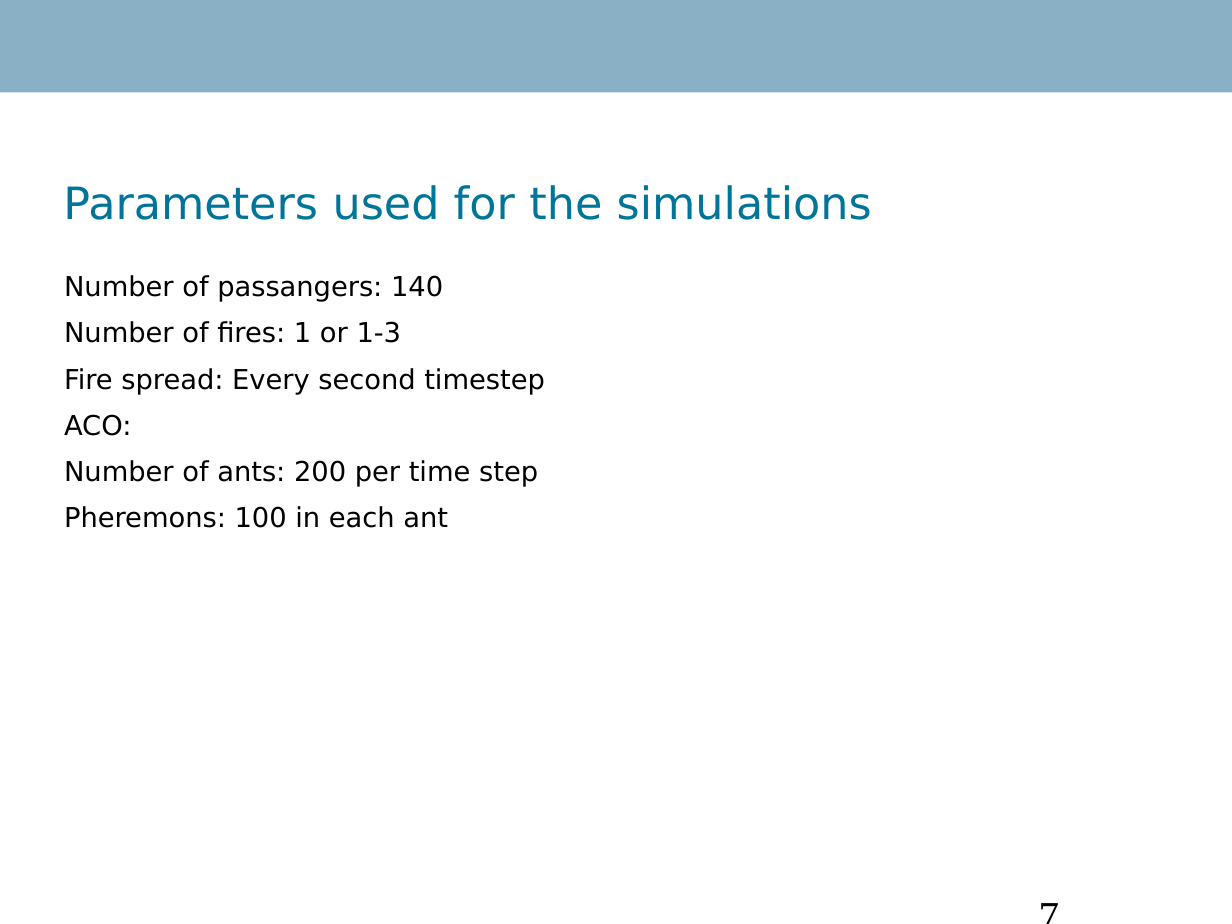
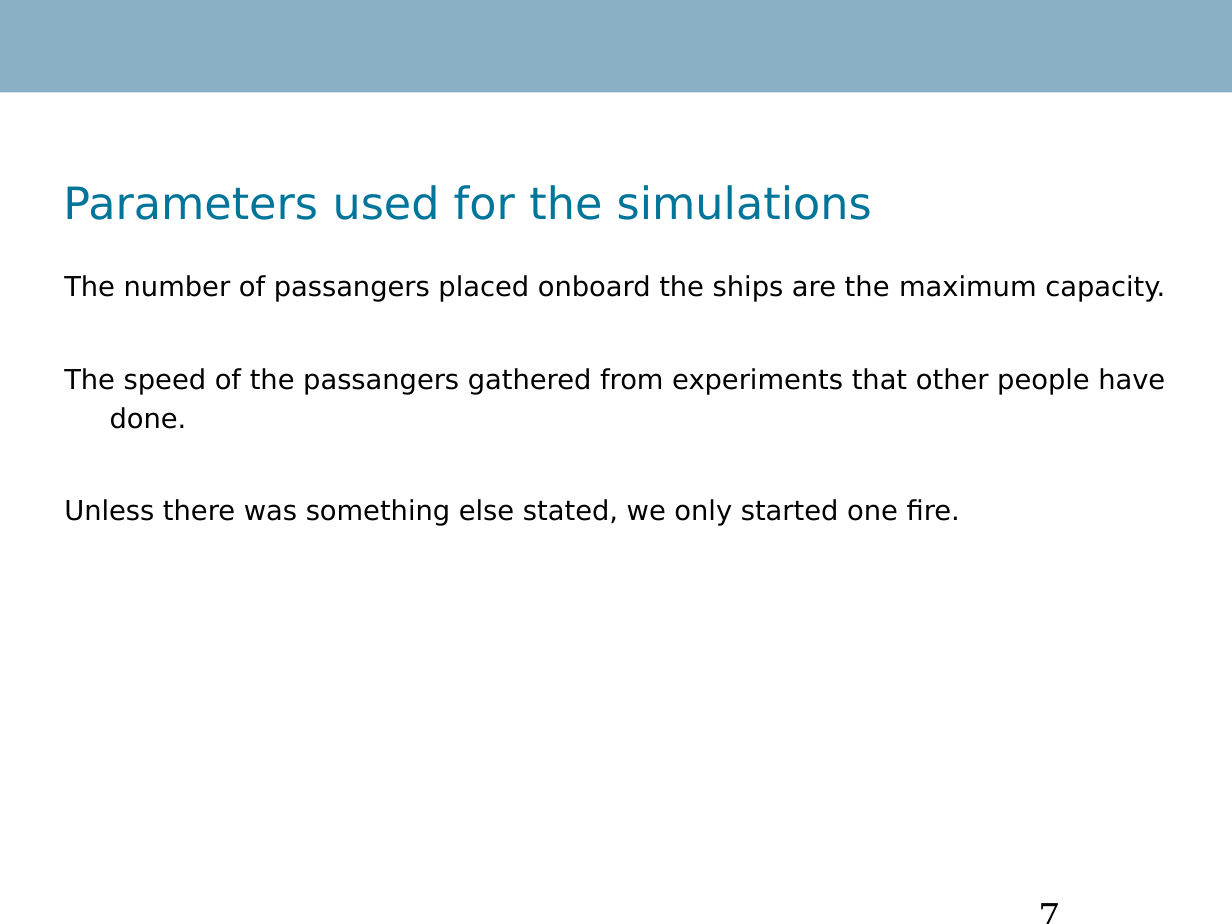
Before and after one commit to Danidude/Master-Thesis, a slide deck: slide 7 of Report/IKT 590 Master Thesis.ppt. Drawn at 1232x924 pixels with LibreOffice and Linux fonts; fonts in the diff are those of the drawing; background and template pictures are left out. Boxes give left, top, right and bottom in pixels: in the first picture for what was removed or moved away, otherwise in the second. Text is boxed around its words. In the diff, an @@ line names an element or a change of style, - is before the commit and + after.

```diff
--- a/Report/IKT 590 Master Thesis.ppt
+++ b/Report/IKT 590 Master Thesis.ppt
@@ text at (64, 275, 1165, 526): text changed @@
-Number of passangers: 140
-Number of fires: 1 or 1-3
-Fire spread: Every second timestep
-ACO:
-Number of ants: 200 per time step
-Pheremons: 100 in each ant
+The number of passangers placed onboard the ships are the maximum capacity.
+The speed of the passangers gathered from experiments that other people have done.
+Unless there was something else stated, we only started one fire.
```
Also in this commit, not shown: 5 other slides changed, 1 slide added, 1 slide removed.
